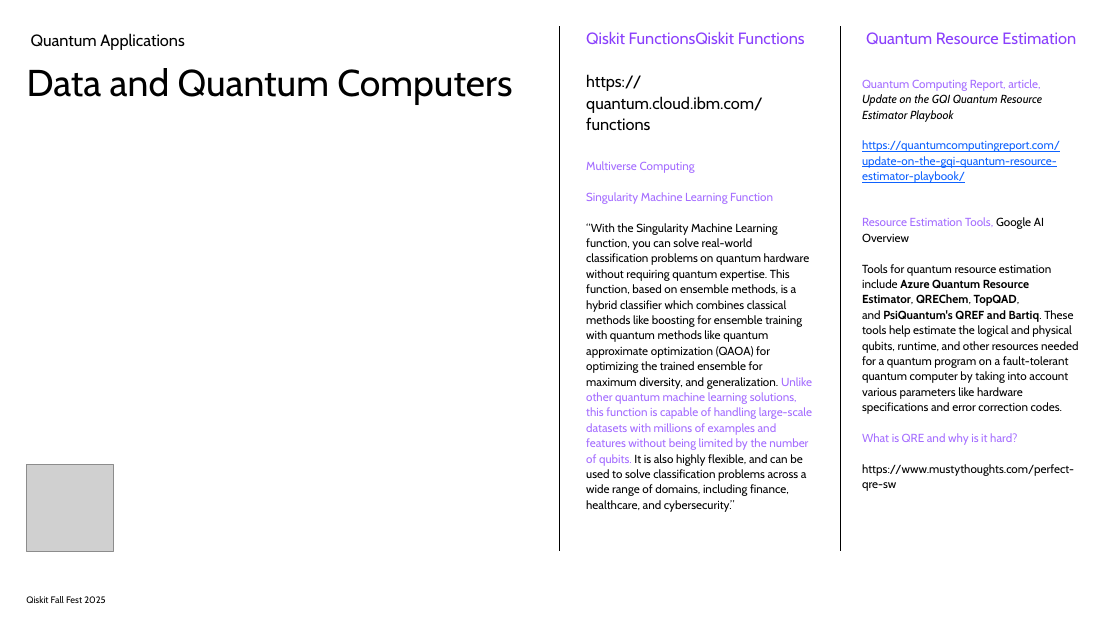
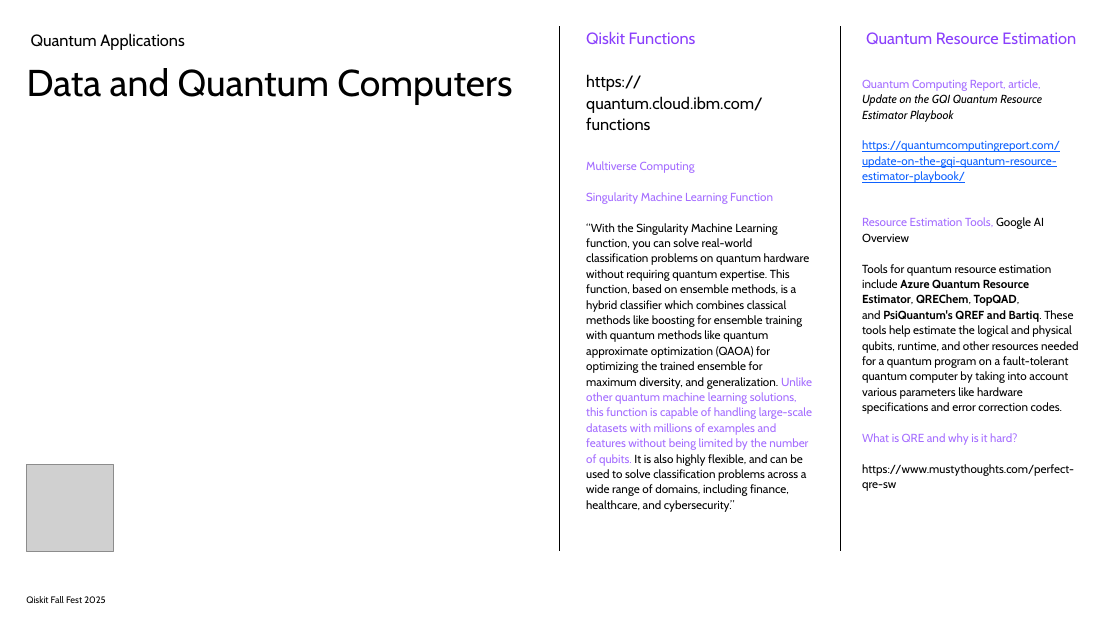
Before and after one commit to SeattleQuantumComputingMeetup/qiskit_fall_fest_2025, a slide deck: slide 16 of Qiskit_Fall_Fest_2025_Meetup_Oct_25.pptx (slide 13 before the commit). Drawn at 1120x630 pixels with LibreOffice and Linux fonts; fonts in the diff are those of the drawing; grey boxes stand for pictures. Boxes give left, top, right and bottom in pixels: in the first picture for what was removed or moved away, otherwise in the second. Text is boxed around its words. In the diff, an @@ line names an element or a change of style, - is before the commit and + after.

```diff
--- a/Qiskit_Fall_Fest_2025_Meetup_Oct_25.pptx
+++ b/Qiskit_Fall_Fest_2025_Meetup_Oct_25.pptx
@@ text at [586,31,696,44]: text changed @@
-Qiskit FunctionsQiskit Functions
+Qiskit Functions
```
Also in this commit, not shown: 7 other slides changed, 4 slides added, 1 other file.
